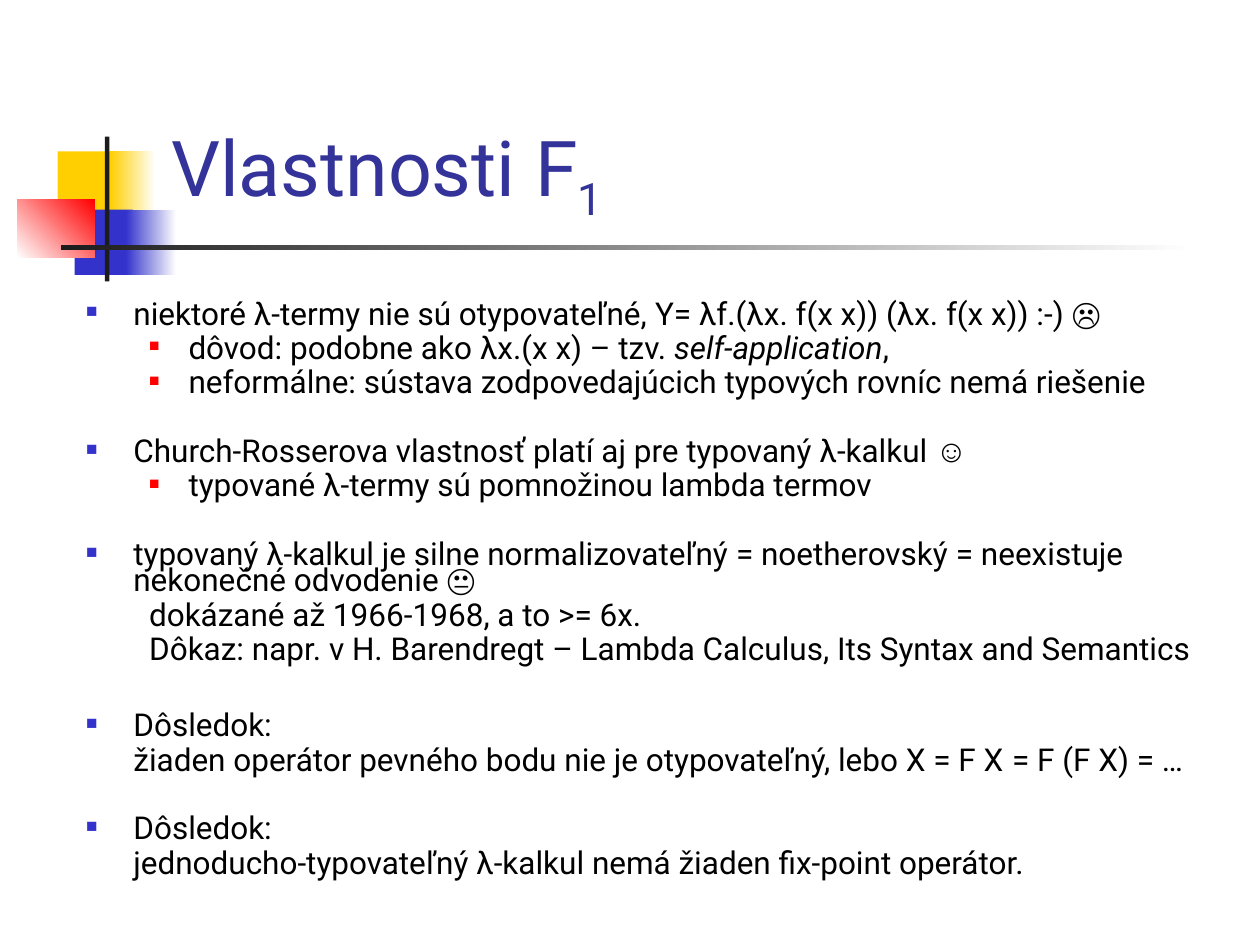
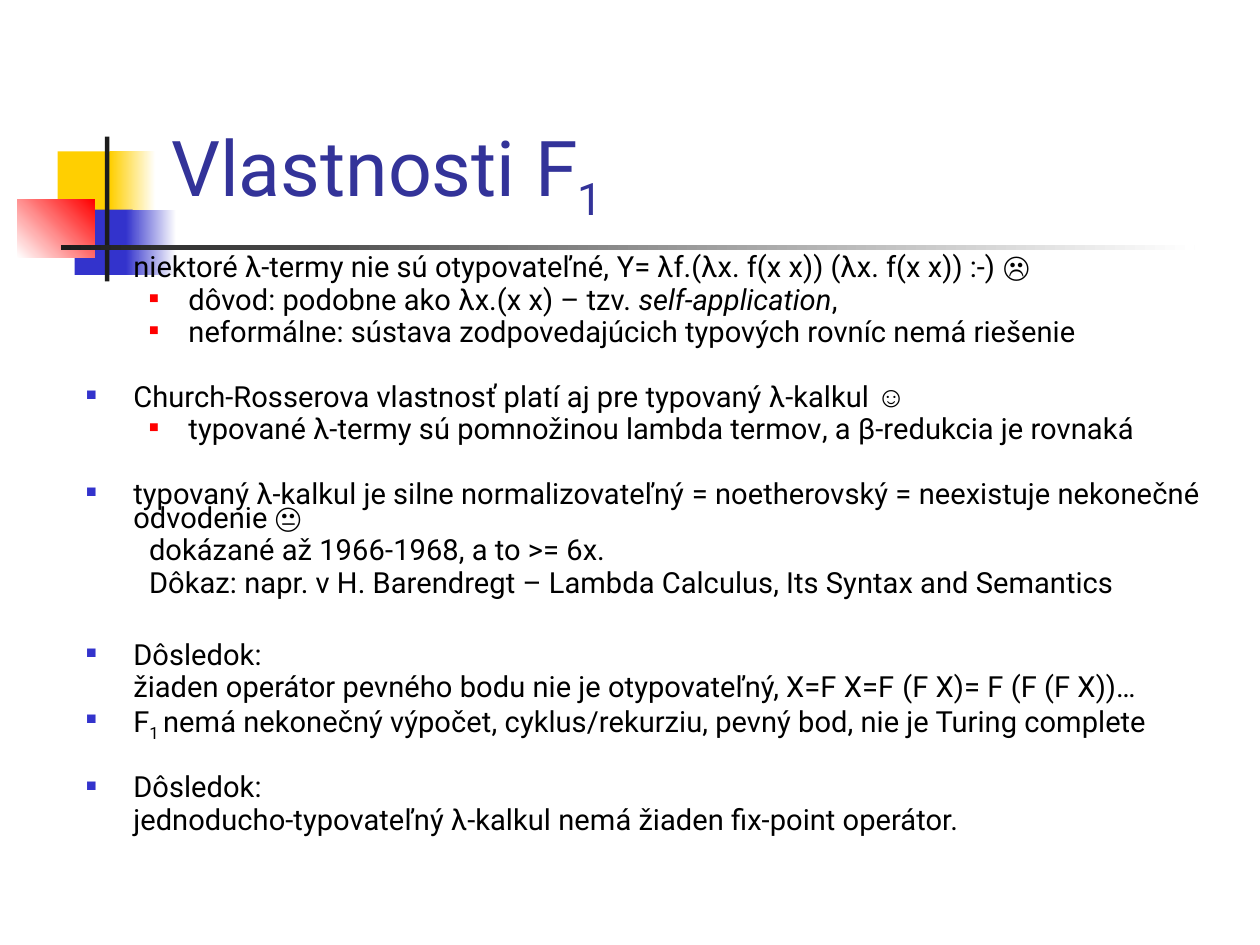
Before and after one commit to Funkcionalne/Prednasky, a slide deck: slide 5 of 08/08_fpro.ppt. Drawn at 1260x945 pixels with LibreOffice and Linux fonts; fonts in the diff are those of the drawing. Boxes give left, top, right and bottom in pixels: in the first picture for what was removed or moved away, otherwise in the second. Text is boxed around its words. In the diff, an @@ line names an element or a change of style, - is before the commit and + after.

```diff
--- a/08/08_fpro.ppt
+++ b/08/08_fpro.ppt
@@ text at box(133, 250, 1200, 837): size 18 to 16.6 pt in "niektoré λ-termy nie sú otypovateľné, Y= λf.(λx. ...", "dôvod: podobne ako λx.(x x) – tzv. ...", "neformálne: sústava zodpovedajúcich typových rovníc nemá rie ...", "Church-Rosserova vlastnosť platí aj pre typovaný λ-kalkul ..." and 6 more places @@
@@ text at box(188, 412, 1134, 446): text changed; size 18 to 16.6 pt @@
-  ■ typované λ-termy sú pomnožinou lambda termov
+  ■ typované λ-termy sú pomnožinou lambda termov, a β-redukcia je rovnaká
@@ text at box(133, 674, 1145, 739): text changed; size 18 to 16.6 pt @@
-žiaden operátor pevného bodu nie je otypovateľný, lebo X = F X = F (F X) = …
+žiaden operátor pevného bodu nie je otypovateľný, X=F X=F (F X)= F (F (F X))…
+■ F1 nemá nekonečný výpočet, cyklus/rekurziu, pevný bod, nie je Turing complete
```
Also in this commit, not shown: 11 other slides changed, 2 slides added, 2 other files.
